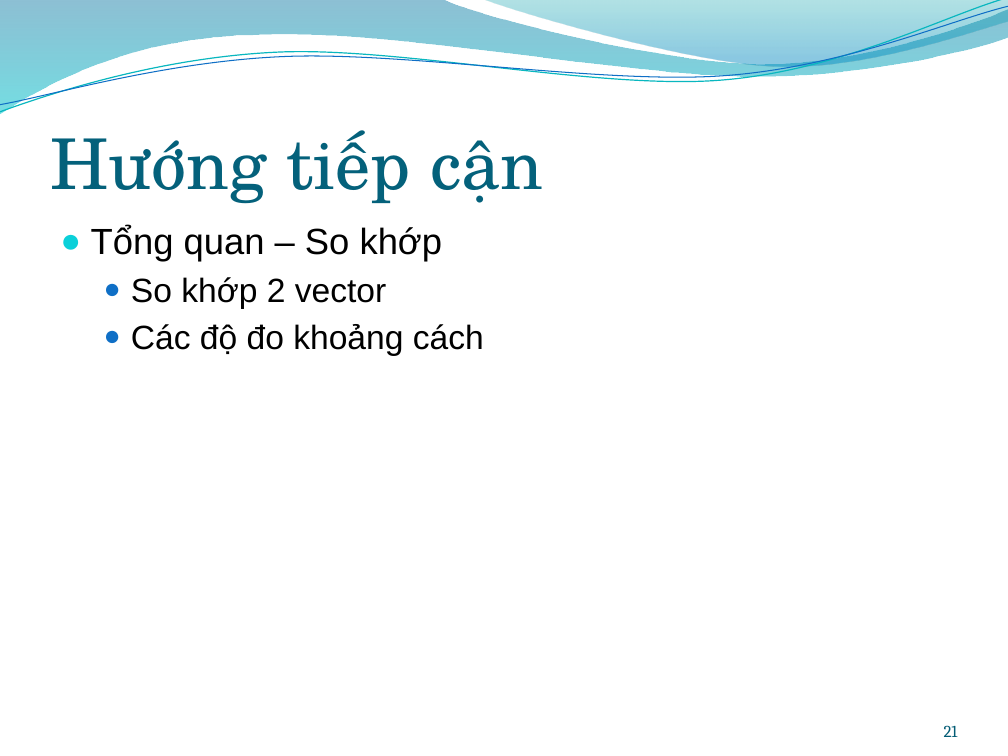
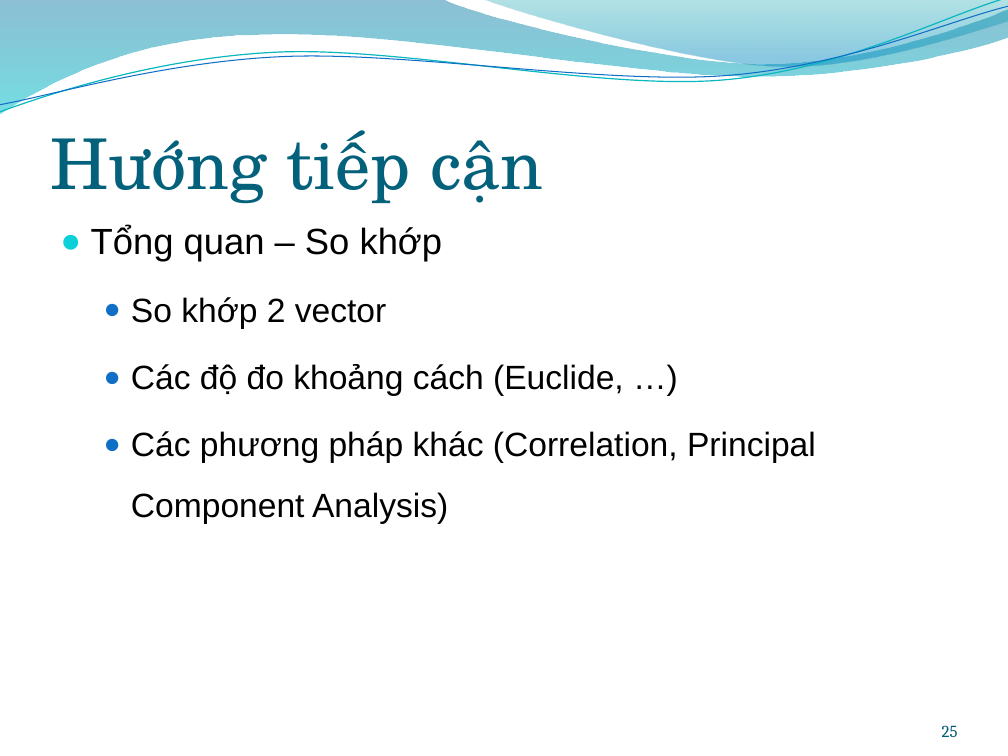
Before and after one commit to trianindiaputra/handgeometry, a slide deck: slide 25 of Documentation/presentation.pptx (slide 21 before the commit). Drawn at 1008x756 pixels with LibreOffice and Linux fonts; fonts in the diff are those of the drawing; background and template pictures are left out. Boxes give left, top, right and bottom in pixels: in the first picture for what was removed or moved away, otherwise in the second. Text is boxed around its words. In the diff, an @@ line names an element or a change of style, - is before the commit and + after.

```diff
--- a/Documentation/presentation.pptx
+++ b/Documentation/presentation.pptx
@@ text at [131,297,386,329]: line spacing 1 to 1.5 @@
@@ text at [131,364,816,524]: text changed @@
-  ● Các độ đo khoảng cách
+  ● Các độ đo khoảng cách (Euclide, …)
+  ● Các phương pháp khác (Correlation, Principal Component Analysis)
@@ page number at [942,725,958,737]: text changed @@
-21
+25
```
Also in this commit, not shown: 3 other slides changed, 6 slides added.
